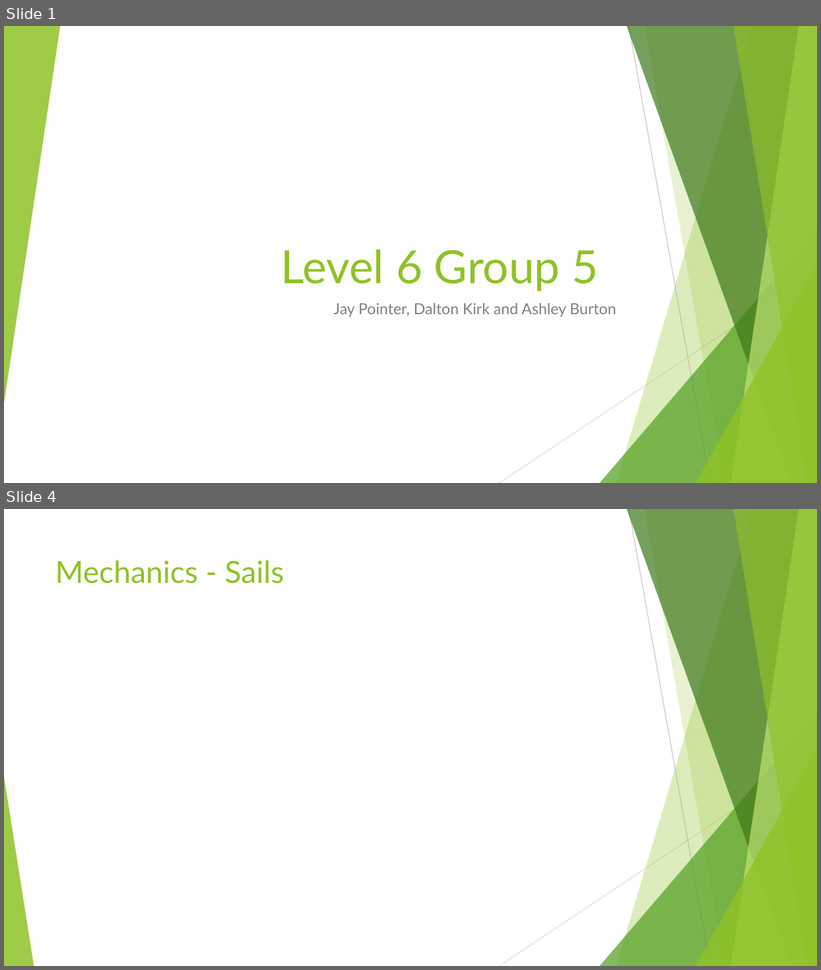
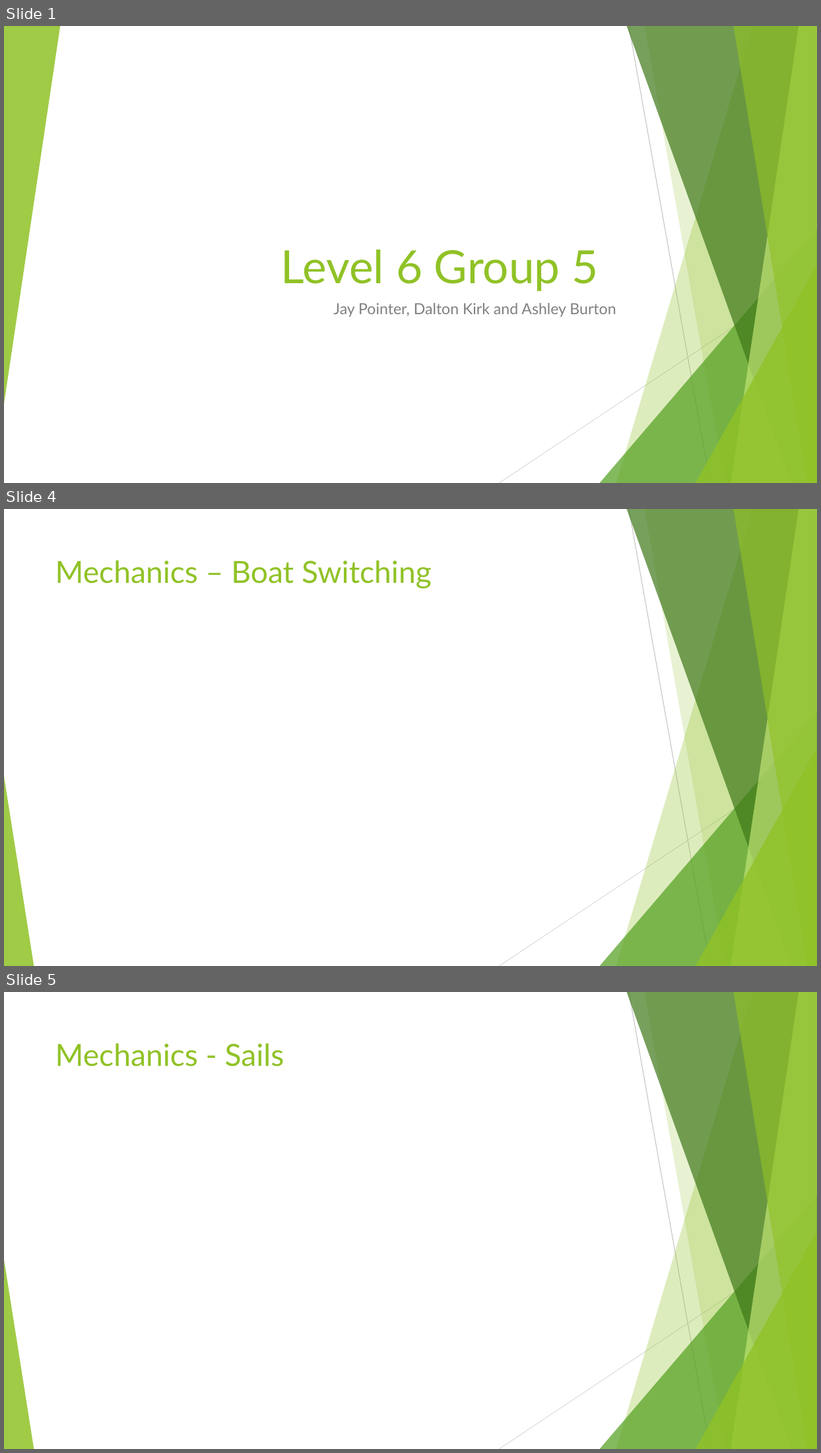
Before and after one commit to UoSGamesGroups/level-6-l6-group-5, a slide deck: Project Management/Pitches/Pitch 2.pptx. Shown one above the other, each under a label of ours: slides 1 and 4 before the commit, slides 1, 4 and 5 after it; the slides between them are not shown. The pictures are 821x970 and 821x1453 pixels, drawn with LibreOffice and Linux fonts; fonts in the diff are those of the drawing. Boxes give left, top, right and bottom in pixels: in the first picture for what was removed or moved away, otherwise in the second. Text is boxed around its words. In the diff, an @@ line names an element or a change of style, - is before the commit and + after.

```diff
--- a/Project Management/Pitches/Pitch 2.pptx
+++ b/Project Management/Pitches/Pitch 2.pptx
@@ slide 4 added at (4,509,817,966), background #FFFFFF; not listed: 10 template elements that a slide beside it also shows @@
@@ title added at (55,560,432,589), 36 pt, text #90C226 @@
+Mechanics – Boat Switching
@@ what was slide 4 is now slide 5 @@
```
Also in this commit, not shown: 4 slides changed.
